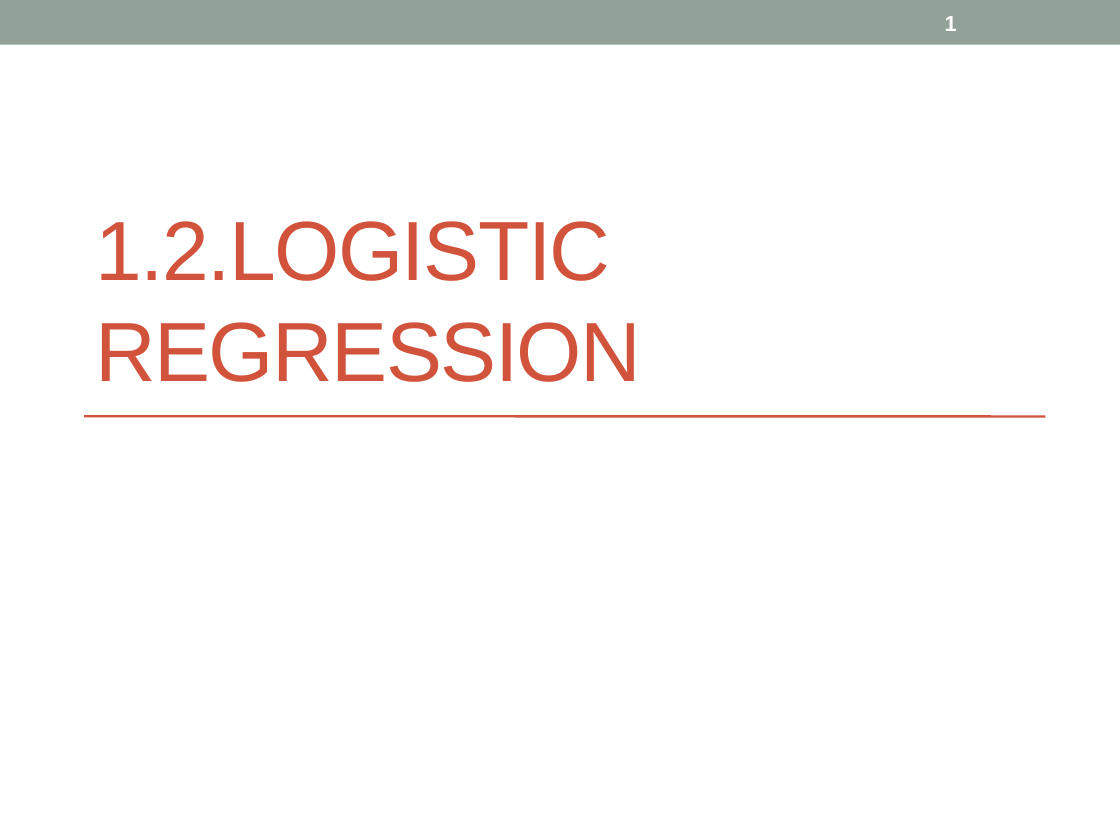
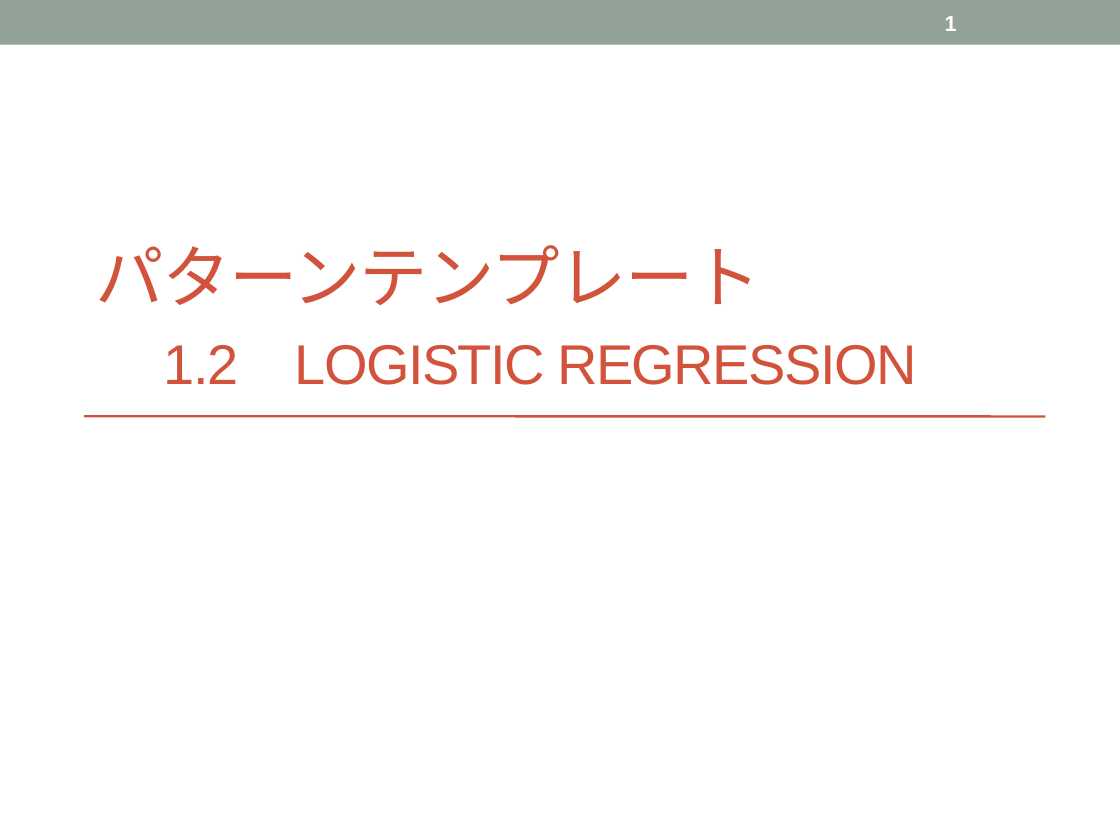
Before and after one commit to tsuchiyatoshio/team, a slide deck: slide 1 of oouchi/1.2_LogisticRegression/1.2_RogisticRegression.pptx. Drawn at 1120x840 pixels with LibreOffice and Linux fonts; fonts in the diff are those of the drawing. Boxes give left, top, right and bottom in pixels: in the first picture for what was removed or moved away, otherwise in the second. Text is boxed around its words. In the diff, an @@ line names an element or a change of style, - is before the commit and + after.

```diff
--- a/oouchi/1.2_LogisticRegression/1.2_RogisticRegression.pptx
+++ b/oouchi/1.2_LogisticRegression/1.2_RogisticRegression.pptx
@@ title at <box>95,245,916,385</box>: text changed; size 54 to 36 pt @@
-1.2.LOGISTIC REGRESSION
+パターンテンプレート
+1.2 LOGISTIC REGRESSION
```
Also in this commit, not shown: 7 other slides changed.
